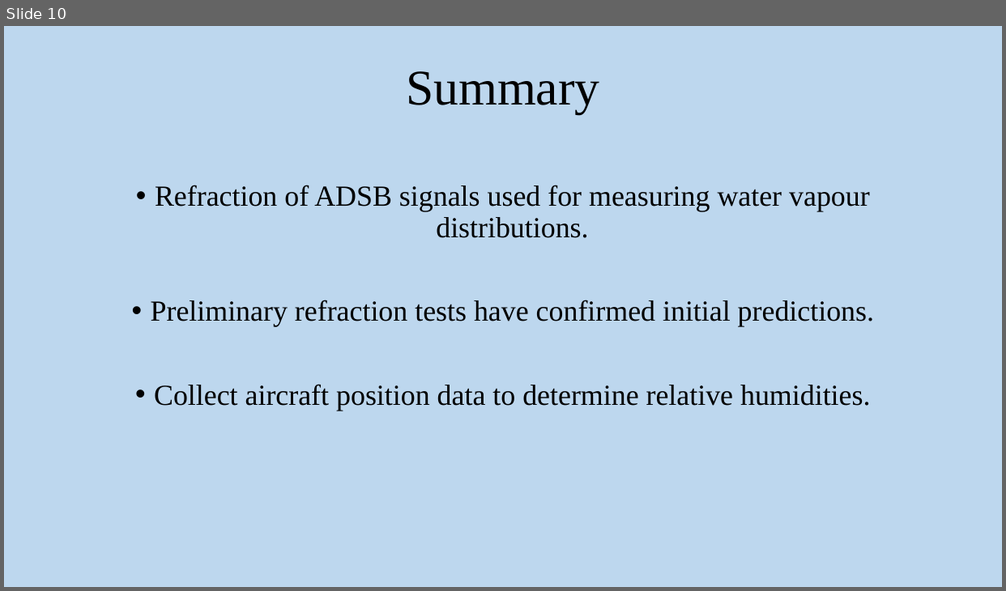
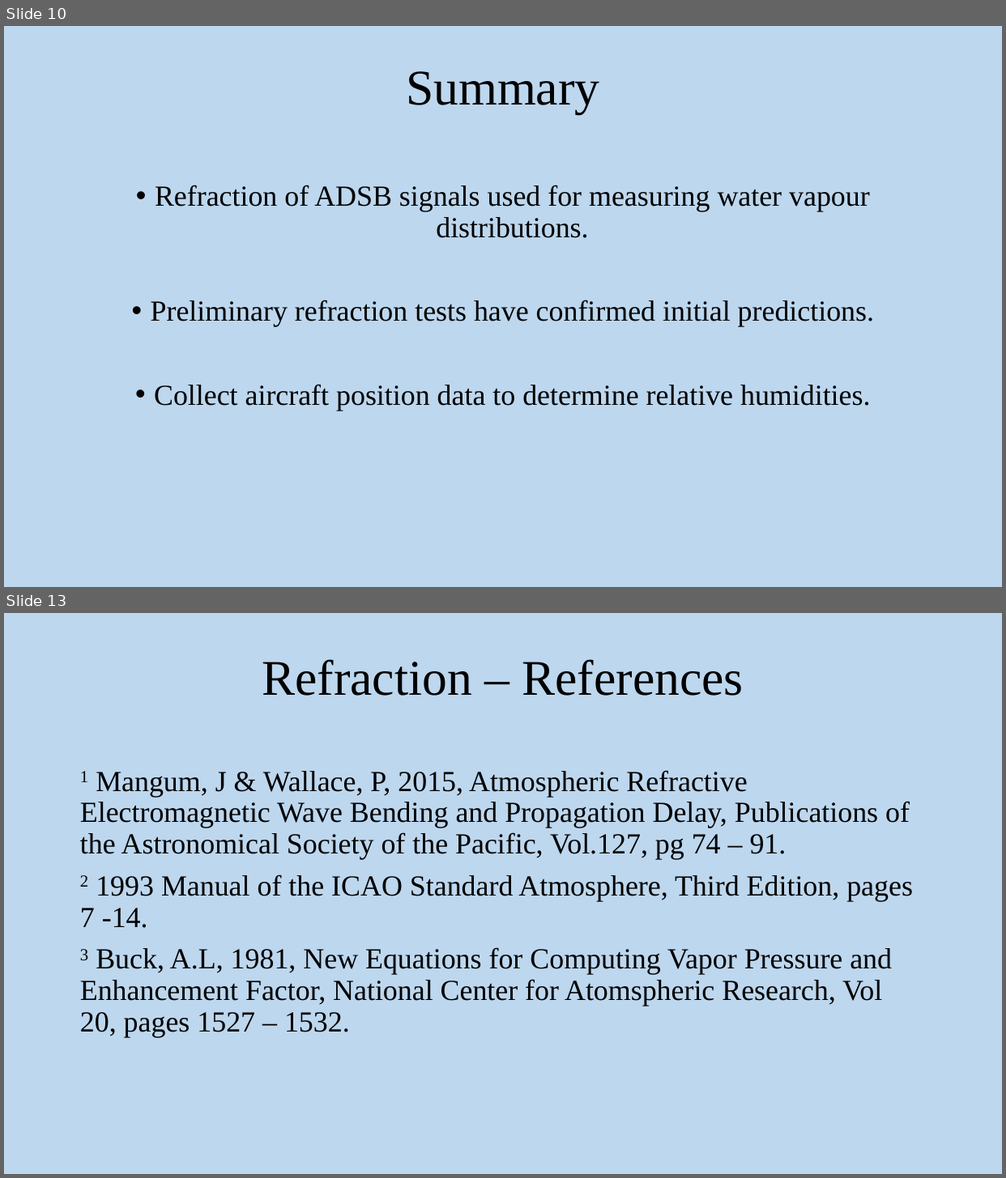
Before and after one commit to drummerevans/Uni_Work, a slide deck: PHY3147/ADSB_Presentation.pptx. Shown one above the other, each under a label of ours: slide 10 before the commit, slides 10 and 13 after it; the slides between them are not shown. The pictures are 1006x591 and 1006x1178 pixels, drawn with LibreOffice and Linux fonts; fonts in the diff are those of the drawing. Boxes give left, top, right and bottom in pixels: in the first picture for what was removed or moved away, otherwise in the second. Text is boxed around its words. In the diff, an @@ line names an element or a change of style, - is before the commit and + after.

```diff
--- a/PHY3147/ADSB_Presentation.pptx
+++ b/PHY3147/ADSB_Presentation.pptx
@@ slide 13 added at box(4, 613, 1002, 1174), background #BDD7EE @@
@@ title added at box(262, 659, 744, 696), 48 pt, text #000000 @@
+Refraction – References
@@ text added at box(80, 770, 913, 1038), 28 pt, text #000000 @@
+1 Mangum, J & Wallace, P, 2015, Atmospheric Refractive Electromagnetic Wave Bending and Propagation Delay, Publications of the Astronomical Society of the Pacific, Vol.127, pg 74 – 91.
+2 1993 Manual of the ICAO Standard Atmosphere, Third Edition, pages 7 -14.
+3 Buck, A.L, 1981, New Equations for Computing Vapor Pressure and Enhancement Factor, National Center for Atomspheric Research, Vol 20, pages 1527 – 1532.
```
Also in this commit, not shown: 4 slides changed, 1 other slide added, 7 other files.
